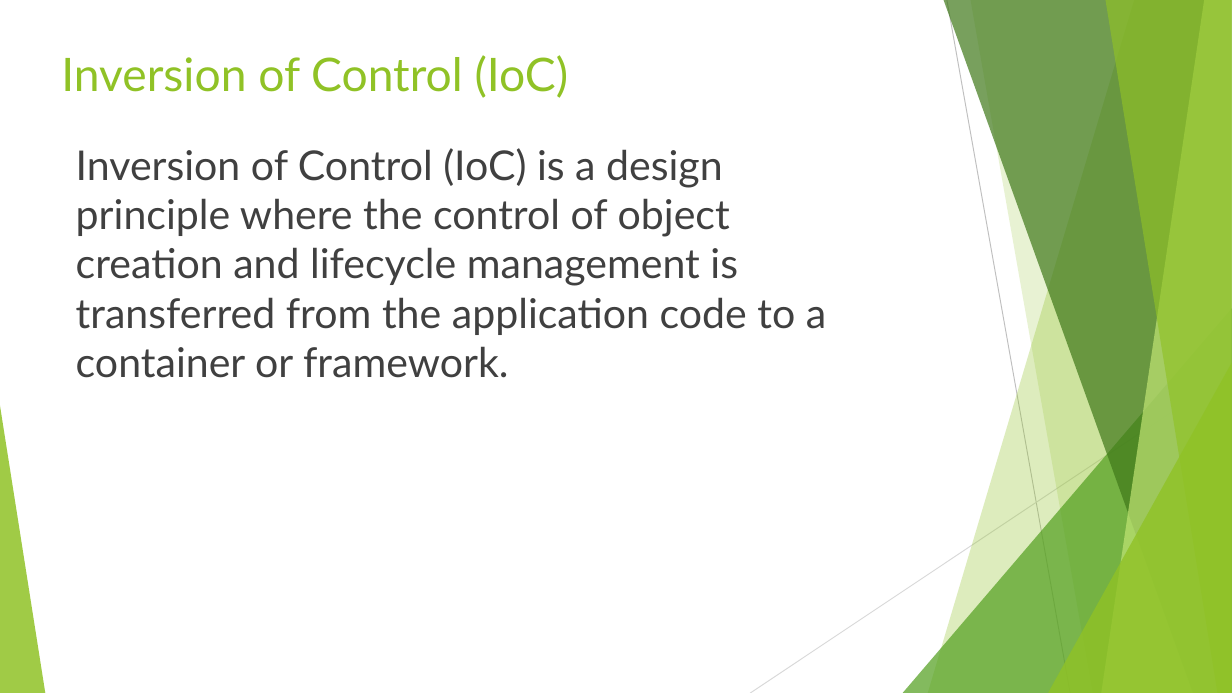
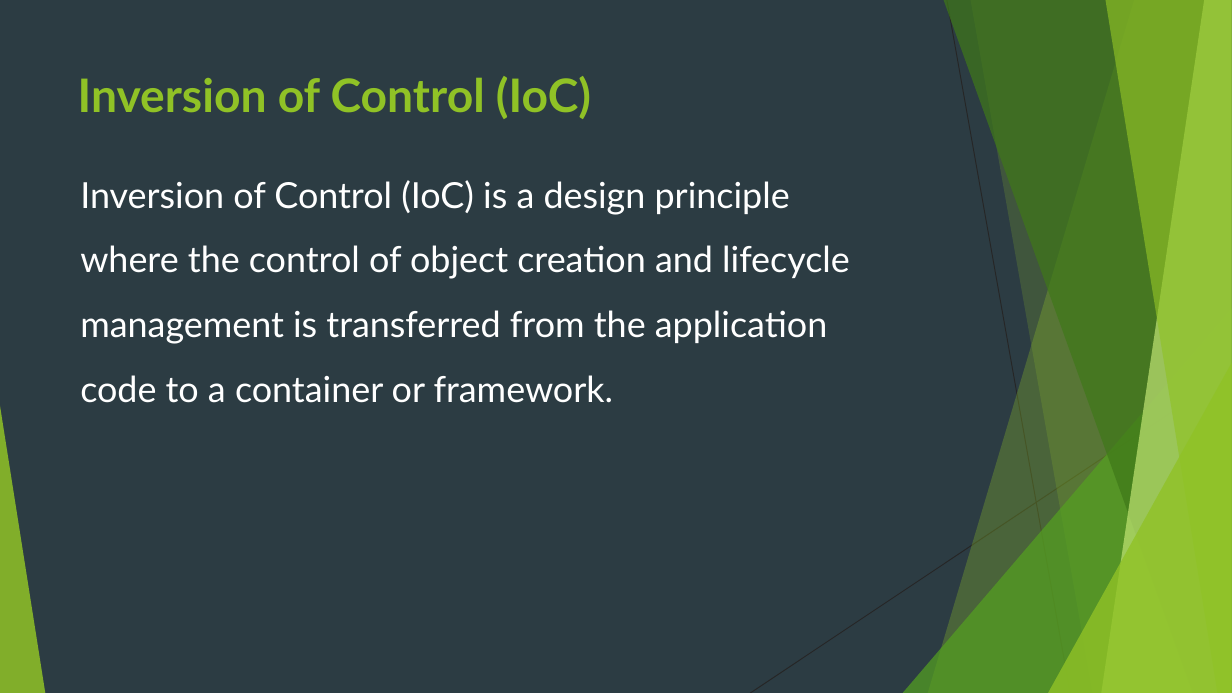
Before and after one commit to idanshal/sb-todo-app-tdp, a slide deck: slide 7 of course_data/presentations/practical_spring_boot_for_tdp.pptx (slide 8 before the commit). Drawn at 1232x693 pixels with LibreOffice and Linux fonts; fonts in the diff are those of the drawing. Boxes give left, top, right and bottom in pixels: in the first picture for what was removed or moved away, otherwise in the second. Text is boxed around its words. In the diff, an @@ line names an element or a change of style, - is before the commit and + after.

```diff
--- a/course_data/presentations/practical_spring_boot_for_tdp.pptx
+++ b/course_data/presentations/practical_spring_boot_for_tdp.pptx
@@ background #FFFFFF to #2C3C43 @@
@@ line (947, 0) - (1070, 693): stroke #BFBFBF 0.75 pt to #262626 0.75 pt @@
@@ title "Inversion of Control (IoC)": place and size @@
-title "Inversion of Control (IoC)" at (61, 55, 569, 98)
+title "Inversion of Control (IoC)" at (78, 76, 591, 119)
@@ title "Inversion of Control (IoC)" at (78, 76, 591, 119): bold on @@
@@ text "Inversion of Control (IoC) is ...": place and size @@
-text "Inversion of Control (IoC) is ..." at (76, 148, 826, 378)
+text "Inversion of Control (IoC) is ..." at (80, 180, 850, 403)
@@ text "Inversion of Control (IoC) is ..." at (80, 180, 850, 403): size 32 to 28 pt, text colour #404040 to #FFFFFF; line spacing 1 to 1.5 @@
@@ line (1232, 372) - (750, 693): stroke #D9D9D9 0.75 pt to #262626 0.75 pt @@
```
Also in this commit, not shown: 12 other slides changed, 1 slide removed.
